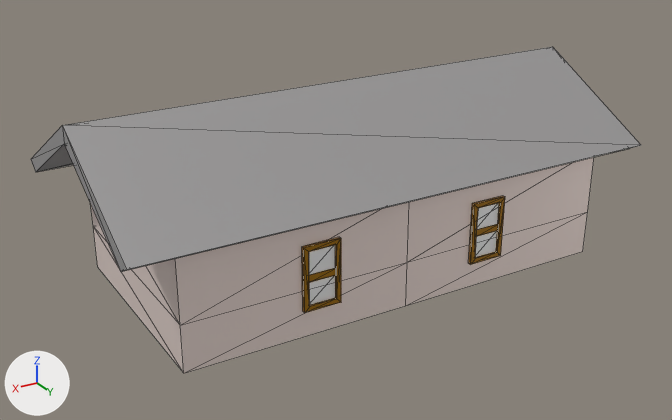
Renders of the glTF model 3d/Large_Building.glb from each side of a commit.
Camera for both pictures: a camera (50 mm lens) standing at (4.46, 7.98, 3.75) and looking at (0.59, 1.54, 0.52). The lights are fixed; the arrows at lower left show +X, +Y and +Z. Mesh edges are drawn as thin lines. Where no turn or scale is listed for an object, it has been applied to the vertices. Vertices at the same position are counted once.

The first picture shows 'mergedBlocks'.
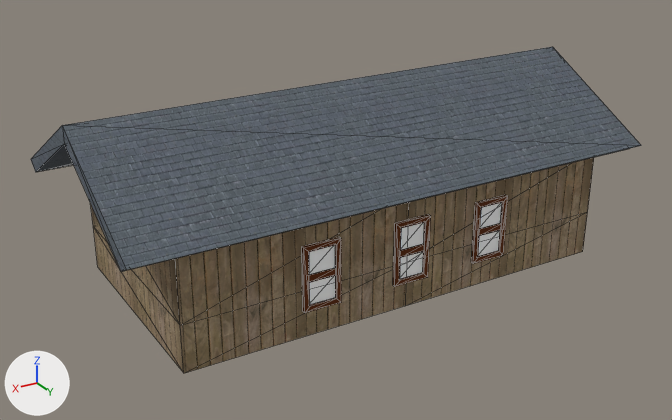
The newer file is also turned or shifted as a whole; pictures and numbers use the older file's frame.

Location of each change, (x1, y1, x2, y2) in pixels of the pictures (672 x 420 px; the box of a moved part takes in the faces that stretch with it):
part 1 of me_mesh_0, moved or reshaped: before (468, 196, 505, 264); after (393, 215, 431, 287)
part 2 of me_mesh_0, added: after (471, 195, 508, 264)
part 3 of me_mesh_0, surface changed: (309, 245, 335, 305) in both
part 4 of me_mesh_0, recoloured (grey to brown): (90, 157, 594, 373) in both
part 5 of me_mesh_0, recoloured: (31, 47, 641, 271) in both
part 6 of me_mesh_0, recoloured: (302, 237, 341, 313) in both

Diff of the bpy script that builds the scene:
```diff
--- a/3d/Large_Building.glb.py
+++ b/3d/Large_Building.glb.py
@@ img_image_0 @@
+img_image_0 = load_image('Image_0', '_unpacked/Image_0', 512, 512, 'sRGB')
@@ img_image_1 @@
+img_image_1 = load_image('Image_1', '_unpacked/Image_1', 353, 350, 'sRGB')
@@ mat_custom10_clone @@
+mat_custom10_clone = principled_material('custom10(Clone)')
+mat_custom10_clone.base_color = (0.139, 0.0283, 0.0)  # brown #682f00
+mat_custom10_clone.metallic = 0.5
+mat_custom10_clone.roughness = 0.85
@@ mat_glass_clone @@
+mat_glass_clone = principled_material('glass(Clone)')
+mat_glass_clone.base_color = (1.0, 1.0, 1.0)  # white #ffffff
+mat_glass_clone.metallic = 0.5
+mat_glass_clone.roughness = 0.85
@@ mat_custom12_clone @@
+mat_custom12_clone = bpy.data.materials.new('custom12(Clone)')
+# uses the picture img_image_0
@@ mat_custom11_clone @@
+mat_custom11_clone = bpy.data.materials.new('custom11(Clone)')
+# uses the picture img_image_1
@@ me_mesh_0 @@
 # used by ob_mergedblocks; location = (0.0, 0.0, 0.0)
-me_mesh_0.from_pydata(...)  # 156 vertices, 282 faces; spans x -1.89..2.84, y 0.24..2.66, z 0.0..1.65
-me_mesh_0.materials.append(mat_glass)  # white #ffffff
+me_mesh_0.from_pydata(...)  # 228 vertices, 408 faces; spans x -1.89..2.84, y 0.24..2.66, z 0.0..1.65
+# me_mesh_0 part 1: the loose piece of 24 vertices spanning x -0.46..-0.14, y 2.5..2.53, z 0.23..0.77 is moved by (0.77, 0.0, 0.0)
+# me_mesh_0 part 2: the loose piece of 24 vertices spanning x -0.46..-0.14, y 2.5..2.53, z 0.23..0.77 is copied, and the copy is moved by (-0.03, 0.0, 0.0); it spans x -0.49..-0.17, y 2.5..2.53, z 0.23..0.77
+# me_mesh_0 part 3: 238 kept faces spanning x -1.89..2.84, y 0.24..2.66, z 0.0..1.65 get new texture (UV) coordinates
+# me_mesh_0 part 4: 44 faces spanning x -1.5..2.45, y 0.51..2.5, z 0.0..1.51 switch from mat_custom7 (white #fdece5) to mat_custom12_clone
+# me_mesh_0 part 5: 28 faces spanning x -1.89..2.84, y 0.24..2.66, z 0.94..1.65 switch from mat_custom6 (grey #afadad) to mat_custom11_clone
+# me_mesh_0 part 6: 152 faces spanning x -1.53..1.46, y 0.47..2.53, z 0.0..0.77 switch from mat_custom10 (brown #ab7700) to mat_custom10_clone (brown #682f00)
+me_mesh_0.materials.append(mat_glass_clone)  # white #ffffff
```
